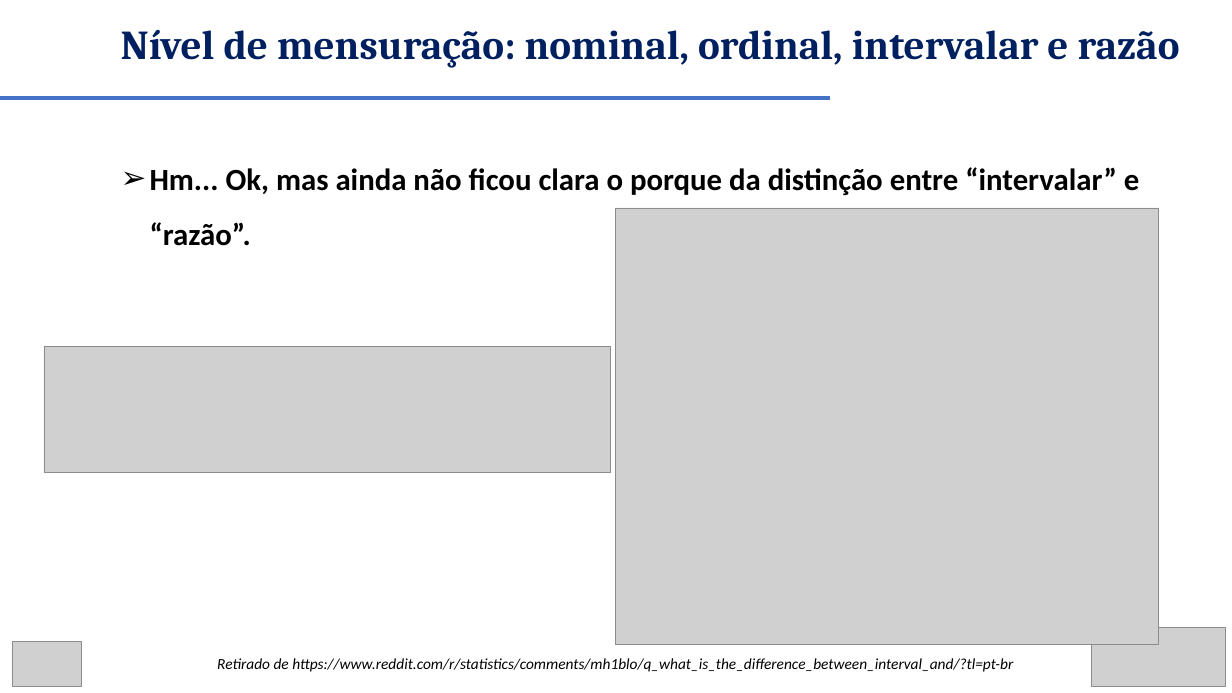
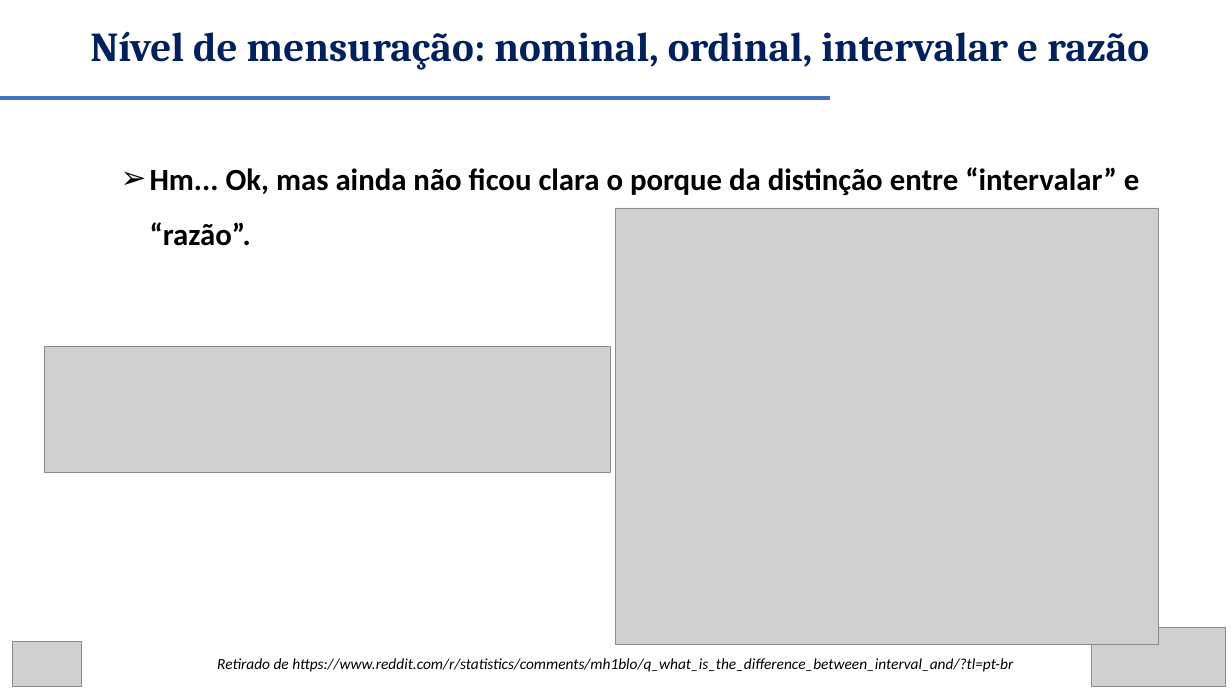
Before and after one commit to renanxcortes/teaching, a slide deck: slide 15 of Metodos_Estatisticos/slides/semana_1_a_2.pptx. Drawn at 1232x693 pixels with LibreOffice and Linux fonts; fonts in the diff are those of the drawing; grey boxes stand for pictures. Boxes give left, top, right and bottom in pixels: in the first picture for what was removed or moved away, otherwise in the second. Text is boxed around its words. In the diff, an @@ line names an element or a change of style, - is before the commit and + after.

```diff
--- a/Metodos_Estatisticos/slides/semana_1_a_2.pptx
+++ b/Metodos_Estatisticos/slides/semana_1_a_2.pptx
@@ text "Nível de mensuração: nominal, ordinal, ...": place and size @@
-text "Nível de mensuração: nominal, ordinal, ..." at (121, 30, 1180, 68)
+text "Nível de mensuração: nominal, ordinal, ..." at (90, 31, 1149, 70)
```
Also in this commit, not shown: 5 other slides changed.
